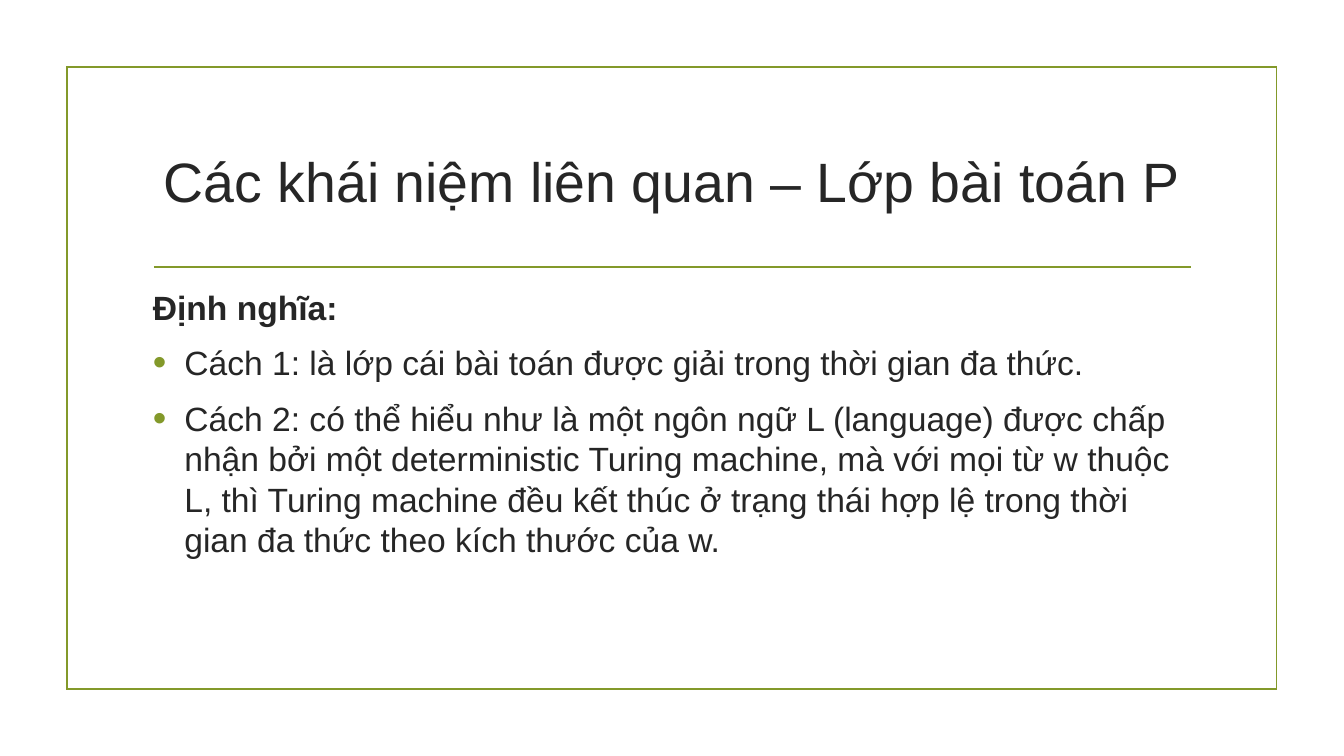
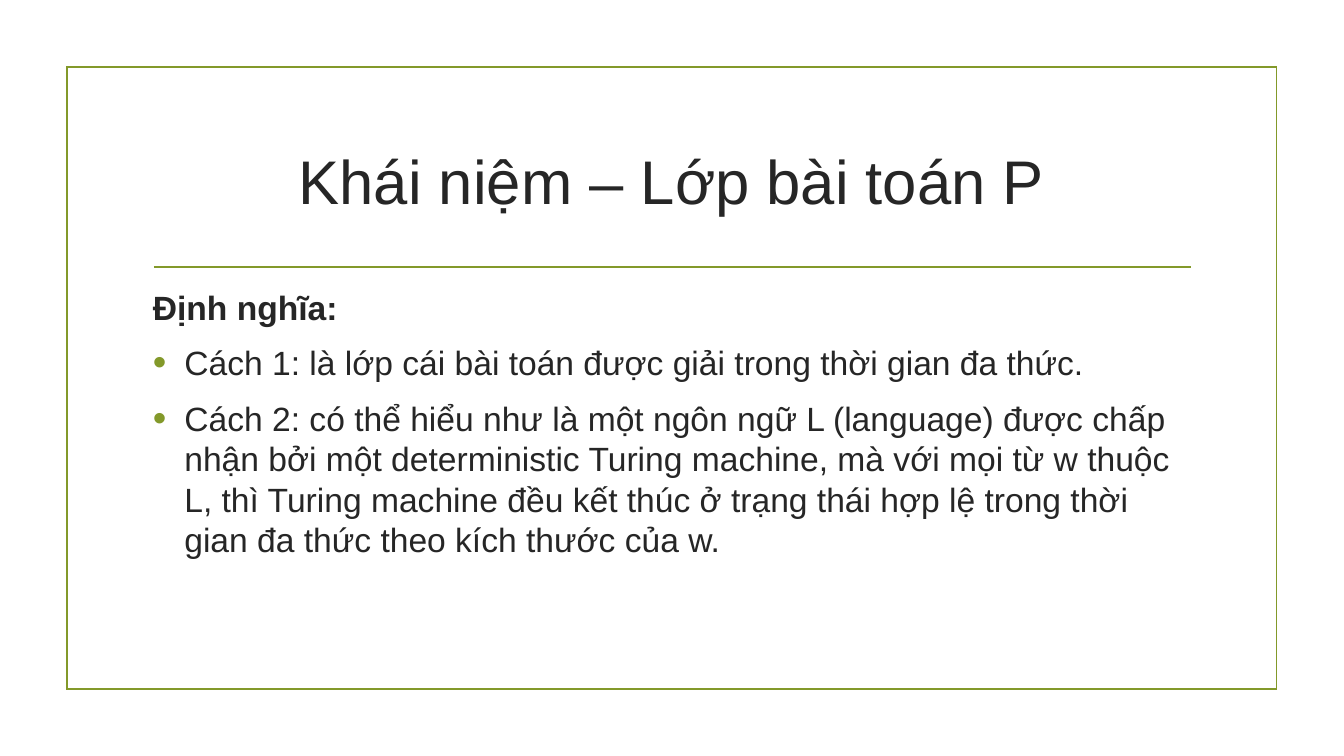
Before and after one commit to hungnguyen0606/PvsNP, a slide deck: slide 18 of Báo cáo đồ án cuối kì.pptx (slide 17 before the commit). Drawn at 1344x756 pixels with LibreOffice and Linux fonts; fonts in the diff are those of the drawing; background and template pictures are left out. Boxes give left, top, right and bottom in pixels: in the first picture for what was removed or moved away, otherwise in the second. Text is boxed around its words. In the diff, an @@ line names an element or a change of style, - is before the commit and + after.

```diff
--- a/Báo cáo đồ án cuối kì.pptx
+++ b/Báo cáo đồ án cuối kì.pptx
@@ title at (x1=299, y1=158, x2=1044, y2=216): text changed; size 39.6 to 44 pt @@
-Các khái niệm liên quan – Lớp bài toán P
+Khái niệm – Lớp bài toán P
```
Also in this commit, not shown: 19 other slides changed, 3 slides added, 1 other file.
